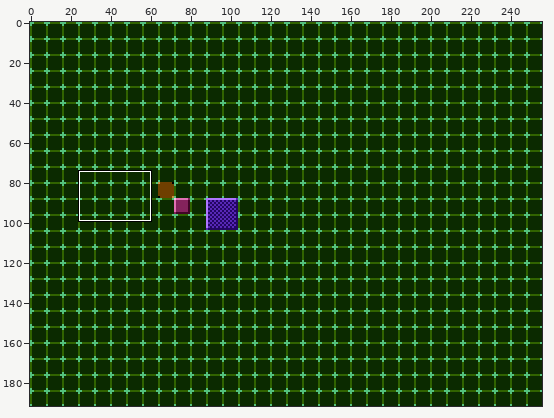
One commit to this pixel-art file: _dev/art/test_pattern_01.aseprite. The first picture is a wide view before the edit; the outline marks the close-up.
Close-up. Before the edit:
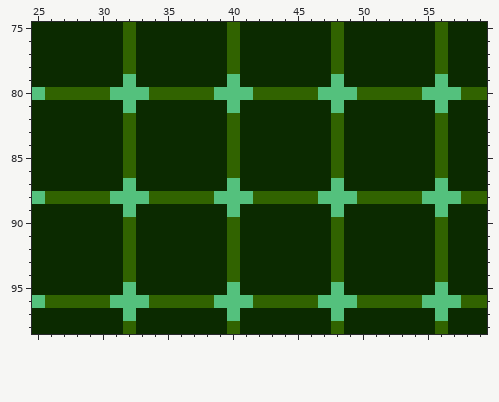
256x192 pixels, 1 frame. Shown: x 25..59, y 75..98.
After the commit:
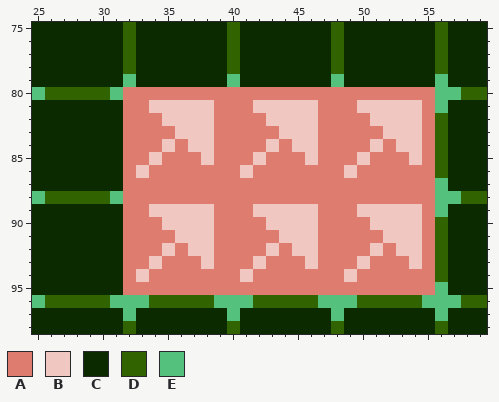
Palette (. is transparent): A #de7c70  B #f1c7c2  C #0b2a00  D #316300  E #54c17d
What changed:
@@ x 25..59 @@
 79 CCCCCCCECCCCCCCECCCCCCCECCCCCCCECCC
-80 EDDDDDEEEDDDDDEEEDDDDDEEEDDDDDEEEDD
-81 CCCCCCCECCCCCCCECCCCCCCECCCCCCCECCC
-82 CCCCCCCDCCCCCCCDCCCCCCCDCCCCCCCDCCC
-83 CCCCCCCDCCCCCCCDCCCCCCCDCCCCCCCDCCC
-84 CCCCCCCDCCCCCCCDCCCCCCCDCCCCCCCDCCC
-85 CCCCCCCDCCCCCCCDCCCCCCCDCCCCCCCDCCC
-86 CCCCCCCDCCCCCCCDCCCCCCCDCCCCCCCDCCC
-87 CCCCCCCECCCCCCCECCCCCCCECCCCCCCECCC
-88 EDDDDDEEEDDDDDEEEDDDDDEEEDDDDDEEEDD
-89 CCCCCCCECCCCCCCECCCCCCCECCCCCCCECCC
-90 CCCCCCCDCCCCCCCDCCCCCCCDCCCCCCCDCCC
-91 CCCCCCCDCCCCCCCDCCCCCCCDCCCCCCCDCCC
-92 CCCCCCCDCCCCCCCDCCCCCCCDCCCCCCCDCCC
-93 CCCCCCCDCCCCCCCDCCCCCCCDCCCCCCCDCCC
-94 CCCCCCCDCCCCCCCDCCCCCCCDCCCCCCCDCCC
-95 CCCCCCCECCCCCCCECCCCCCCECCCCCCCECCC
+80 EDDDDDEAAAAAAAAAAAAAAAAAAAAAAAAEEDD
+81 CCCCCCCAABBBBBAAABBBBBAAABBBBBAECCC
+82 CCCCCCCAAABBBBAAAABBBBAAAABBBBADCCC
+83 CCCCCCCAAAABBBAAAAABBBAAAAABBBADCCC
+84 CCCCCCCAAABABBAAAABABBAAAABABBADCCC
+85 CCCCCCCAABAAABAAABAAABAAABAAABADCCC
+86 CCCCCCCABAAAAAAABAAAAAAABAAAAAADCCC
+87 CCCCCCCAAAAAAAAAAAAAAAAAAAAAAAAECCC
+88 EDDDDDEAAAAAAAAAAAAAAAAAAAAAAAAEEDD
+89 CCCCCCCAABBBBBAAABBBBBAAABBBBBAECCC
+90 CCCCCCCAAABBBBAAAABBBBAAAABBBBADCCC
+91 CCCCCCCAAAABBBAAAAABBBAAAAABBBADCCC
+92 CCCCCCCAAABABBAAAABABBAAAABABBADCCC
+93 CCCCCCCAABAAABAAABAAABAAABAAABADCCC
+94 CCCCCCCABAAAAAAABAAAAAAABAAAAAADCCC
+95 CCCCCCCAAAAAAAAAAAAAAAAAAAAAAAAECCC
 96 EDDDDDEEEDDDDDEEEDDDDDEEEDDDDDEEEDD
Boxes around the changes in both close-ups, in picture pixels (x1, y1, x2, y2):
changed: (123, 87, 435, 295)
